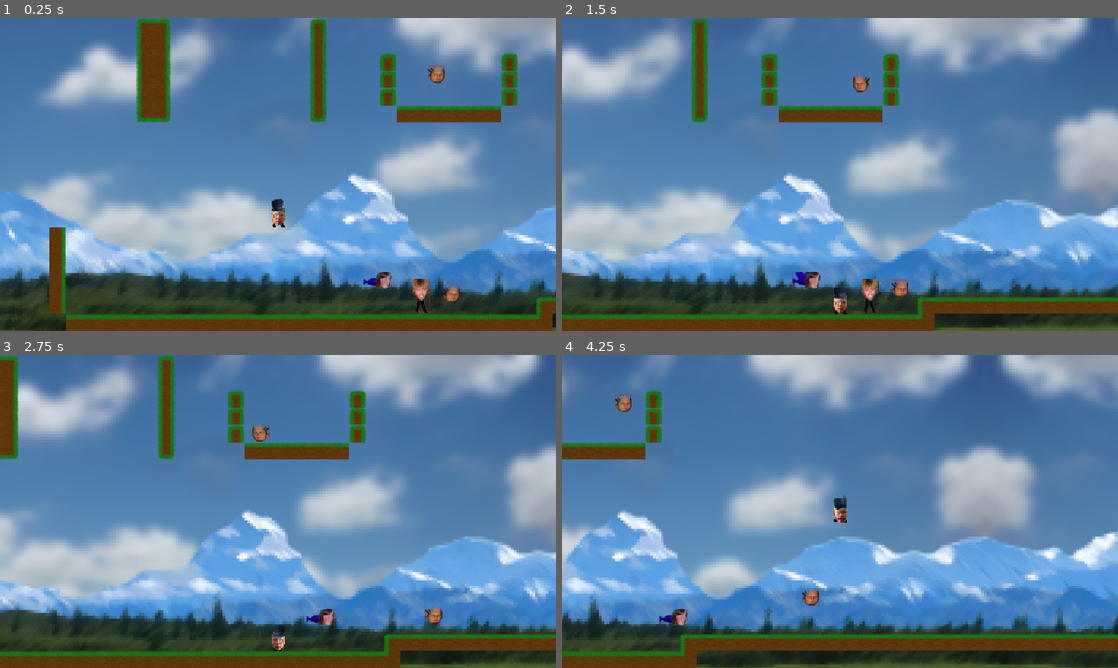
Above: before the commit, frames 1-4 (two rows, left to right).
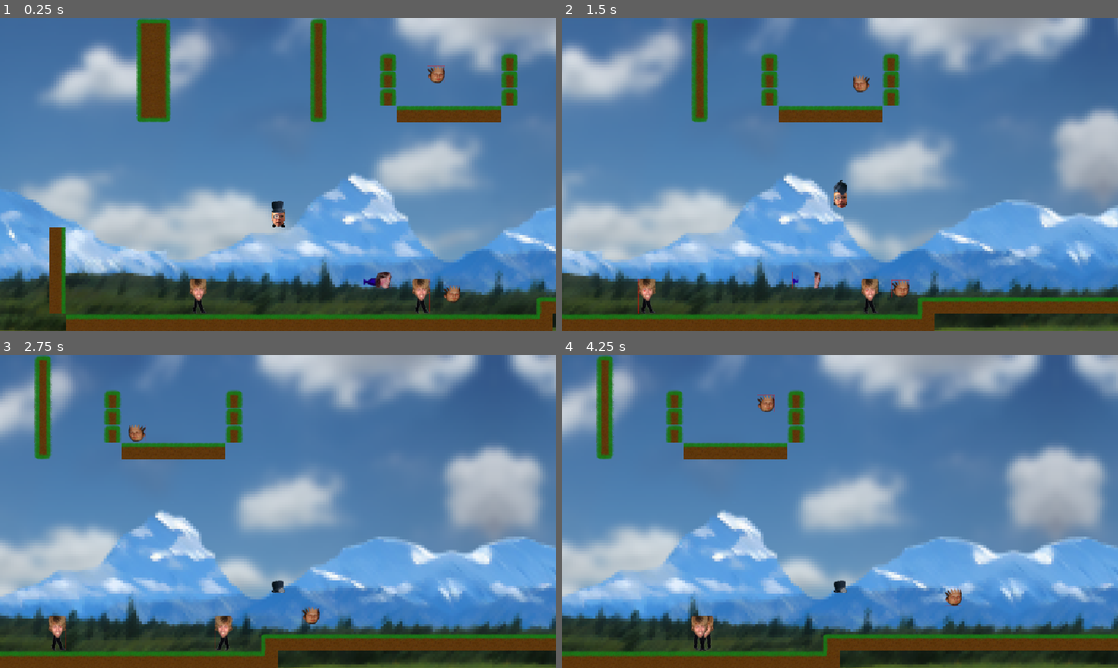
Above: after the commit, the same moments.

Repository: karl-run/alecthefancy-godot
Game: Godot game, scene res://main_dev.tscn
Same seed, same stepped clock (60 frames per second), same inputs: the game is played once before the commit and once after it. This scene is started directly instead of the project's main scene.
Inputs:
- Up to frame 1 (0.25 s): no input
- Up to frame 2 (1.5 s): hold Right (move_right) from 0.53 s (still down); tap Space (jump) at 0.6, 0.77, 1.07, 1.35 s
- Up to frame 3 (2.75 s): tap Space (jump) at 1.52, 1.82, 2.1 s; release Right (move_right) at 2.03 s; hold Left (move_left) from 2.03 s (still down)
- Up to frame 4 (4.25 s): release Left (move_left) at 2.78 s; hold Right (move_right) from 2.78 s (still down); tap Space (jump) at 2.85, 3.02, 3.32, 3.6, 3.77, 4.07 s

The runs differ from the first frame. In frame 1, 0.4% of the frame differs, in the area x 34-83%, y 57-95%; in frame 2, 0.8%; in frame 3, 46%; in frame 4, 48%, in the area x 0-100%, y 0-100%.

Commit message:
feat: make flying mob killable, give bounce on kill

Diff:
--- a/main_dev.tscn
+++ b/main_dev.tscn
@@ -26,14 +26,15 @@
 
 [node name="WalkingMob" parent="DevMap" instance=ExtResource("5_ph7h3")]
 position = Vector2(628, 484)
-run_speed = 99
-gravity = 2500
 
 [node name="JumpingMob" parent="DevMap" instance=ExtResource("6_ph7h3")]
 position = Vector2(656, 113)
 
 [node name="JumpingMob2" parent="DevMap" instance=ExtResource("6_ph7h3")]
-position = Vector2(684, 424)
+position = Vector2(685, 424)
+
+[node name="WalkingMob2" parent="DevMap" instance=ExtResource("5_ph7h3")]
+position = Vector2(218, 446)
 
 [node name="FollowCam" parent="." node_paths=PackedStringArray("target") instance=ExtResource("4_ckf8t")]
 position = Vector2(0, 288)
--- a/mobs/flying_mob.gd
+++ b/mobs/flying_mob.gd
@@ -1,4 +1,4 @@
-extends CharacterBody2D
+extends KillableMob
 
 @export var run_speed: int = 70
 
@@ -20,10 +20,13 @@
 		left = false
 		$Animations.flip_h = false
 
-
 	if left:
 		velocity.x += run_speed
 	else:
 		velocity.x -= run_speed
 
 	move_and_slide()
+
+func kill() -> void:
+	super.kill()
+	$Animations.flip_h = !$Animations.flip_h
--- a/mobs/flying_mob.tscn
+++ b/mobs/flying_mob.tscn
@@ -51,7 +51,7 @@
 "duration": 1.0,
 "texture": SubResource("AtlasTexture_ijq0y")
 }],
-"loop": true,
+"loop": false,
 "name": &"death",
 "speed": 12.0
 }, {
@@ -82,13 +82,33 @@
 [sub_resource type="RectangleShape2D" id="RectangleShape2D_3xcbk"]
 size = Vector2(52, 32)
 
+[sub_resource type="RectangleShape2D" id="RectangleShape2D_aaymf"]
+size = Vector2(52, 5.5)
+
+[sub_resource type="RectangleShape2D" id="RectangleShape2D_tx45a"]
+size = Vector2(52, 28)
+
 [node name="FlyingMob" type="CharacterBody2D" groups=["mobs"]]
 collision_layer = 4
 script = ExtResource("1_tx45a")
 
 [node name="Animations" type="AnimatedSprite2D" parent="."]
 sprite_frames = SubResource("SpriteFrames_vpj06")
-frame_progress = 0.333735
+autoplay = "default"
 
 [node name="CollisionShape2D" type="CollisionShape2D" parent="."]
 shape = SubResource("RectangleShape2D_3xcbk")
+
+[node name="KillArea" type="Area2D" parent="."]
+collision_layer = 4
+collision_mask = 2
+
+[node name="CollisionShape2D" type="CollisionShape2D" parent="KillArea"]
+position = Vector2(0, -13.75)
+shape = SubResource("RectangleShape2D_aaymf")
+
+[node name="DeathArea" type="Area2D" parent="."]
+
+[node name="CollisionShape2D" type="CollisionShape2D" parent="DeathArea"]
+position = Vector2(0, 2)
+shape = SubResource("RectangleShape2D_tx45a")
--- a/mobs/jumping_mob.tscn
+++ b/mobs/jumping_mob.tscn
@@ -89,6 +89,9 @@
 [sub_resource type="CircleShape2D" id="CircleShape2D_iey5h"]
 radius = 17.0
 
+[sub_resource type="RectangleShape2D" id="RectangleShape2D_21f3t"]
+size = Vector2(32, 24)
+
 [node name="JumpingMob" type="CharacterBody2D"]
 collision_layer = 4
 script = ExtResource("1_21f3t")
@@ -98,3 +101,9 @@
 
 [node name="CollisionShape2D" type="CollisionShape2D" parent="."]
 shape = SubResource("CircleShape2D_iey5h")
+
+[node name="DeathArea" type="Area2D" parent="."]
+
+[node name="CollisionShape2D" type="CollisionShape2D" parent="DeathArea"]
+position = Vector2(0, -3)
+shape = SubResource("RectangleShape2D_21f3t")
--- /dev/null
+++ b/mobs/killable_mob.gd
@@ -0,0 +1,11 @@
+extends CharacterBody2D
+class_name KillableMob
+
+var alive: bool = true
+
+
+func kill() -> void:
+    alive = false
+
+    $Animations.play("death")
+    $Animations.animation_finished.connect(func (): queue_free() )
--- a/mobs/walking_mob.gd
+++ b/mobs/walking_mob.gd
@@ -1,4 +1,4 @@
-extends CharacterBody2D
+extends KillableMob
 
 @export var run_speed: int = 99
 @export var gravity: int = 2500
@@ -28,8 +28,3 @@
 		velocity.x -= run_speed
 
 	move_and_slide()
-
-
-func kill() -> void:
-	$Animations.play("death")
-	$Animations.animation_finished.connect(func (): queue_free() )
--- a/mobs/walking_mob.tscn
+++ b/mobs/walking_mob.tscn
@@ -92,6 +92,9 @@
 [sub_resource type="RectangleShape2D" id="RectangleShape2D_vss60"]
 size = Vector2(34, 7)
 
+[sub_resource type="RectangleShape2D" id="RectangleShape2D_vwape"]
+size = Vector2(28, 56)
+
 [node name="WalkingMob" type="CharacterBody2D"]
 collision_layer = 4
 script = ExtResource("1_vss60")
@@ -111,3 +114,9 @@
 [node name="CollisionShape2D" type="CollisionShape2D" parent="KillArea"]
 position = Vector2(0, -28.5)
 shape = SubResource("RectangleShape2D_vss60")
+
+[node name="DeathArea" type="Area2D" parent="."]
+
+[node name="CollisionShape2D" type="CollisionShape2D" parent="DeathArea"]
+position = Vector2(0, 3)
+shape = SubResource("RectangleShape2D_vwape")
--- a/player/player.gd
+++ b/player/player.gd
@@ -1,8 +1,11 @@
 extends CharacterBody2D
 
-var run_speed: int  = 350
-var jump_speed: int = -1000
-var gravity: int    = 2500
+signal player_died
+@export var run_speed: int = 350
+@export var jump_speed: int = -1000
+@export var gravity: int = 2500
+
+var is_alive: bool = true
 
 
 func get_input():
@@ -20,11 +23,22 @@
 		velocity.x -= run_speed
 
 
-func _physics_process(delta):
+func _physics_process(delta) -> void:
+	if not is_alive:
+		return
+
 	velocity.y += gravity * delta
 	get_input()
 	move_and_slide()
 	do_animations()
+
+
+func die():
+	is_alive = false
+
+	$Animations.play("death")
+
+	player_died.emit()
 
 
 func do_animations() -> void:
@@ -41,10 +55,13 @@
 
 
 func _on_body_area_body_entered(body: Node2D) -> void:
-	print("Uh oh player hit by ", body.name)
-	pass
+	if body is KillableMob and not body.alive:
+		return
+
+	die()
+
 
 func _on_jump_area_entered(area: Area2D) -> void:
 	if area.name == "KillArea":
 		area.get_parent().kill()
-		print("Jump area shape entered in area: ", area.name)
+		velocity.y = jump_speed
--- a/player/player.tscn
+++ b/player/player.tscn
@@ -139,7 +139,7 @@
 "duration": 1.0,
 "texture": SubResource("AtlasTexture_dw050")
 }],
-"loop": true,
+"loop": false,
 "name": &"death",
 "speed": 12.0
 }, {
@@ -240,8 +240,8 @@
 texture_filter = 1
 texture_repeat = 1
 sprite_frames = SubResource("SpriteFrames_j5n4i")
-animation = &"run"
-frame_progress = 0.494725
+animation = &"idle"
+autoplay = "idle"
 
 [node name="CollisionShape" type="CollisionShape2D" parent="."]
 shape = SubResource("CapsuleShape2D_634y6")
@@ -256,12 +256,10 @@
 shape = SubResource("RectangleShape2D_rkbax")
 
 [node name="Body Area" type="Area2D" parent="."]
-position = Vector2(0, -1)
 collision_layer = 2
 collision_mask = 12
 
 [node name="Death Shape" type="CollisionShape2D" parent="Body Area"]
-position = Vector2(0, 1)
 shape = SubResource("RectangleShape2D_g1dw6")
 
 [connection signal="area_entered" from="Jump Area" to="." method="_on_jump_area_entered"]
Not shown: 1 places in mobs/flying_mob.tscn that only renumber resources
Not shown: 1 places in mobs/jumping_mob.tscn that only renumber resources
Not shown, added: mobs/killable_mob.gd.uid
Not shown: 1 places in mobs/walking_mob.tscn that only renumber resources
Not shown, changed: .editorconfig
